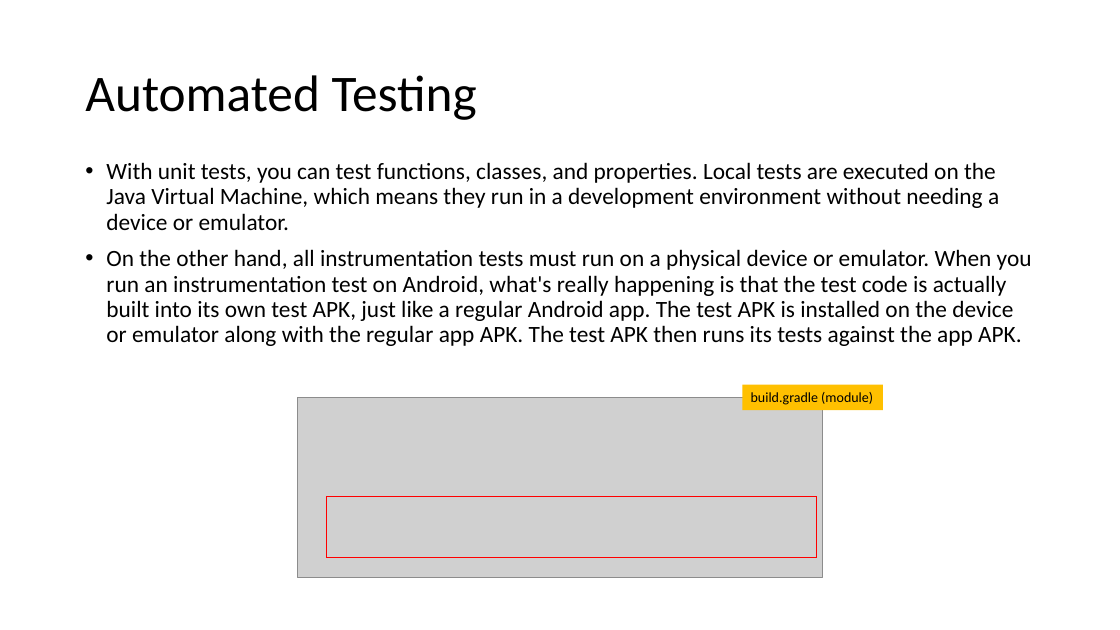
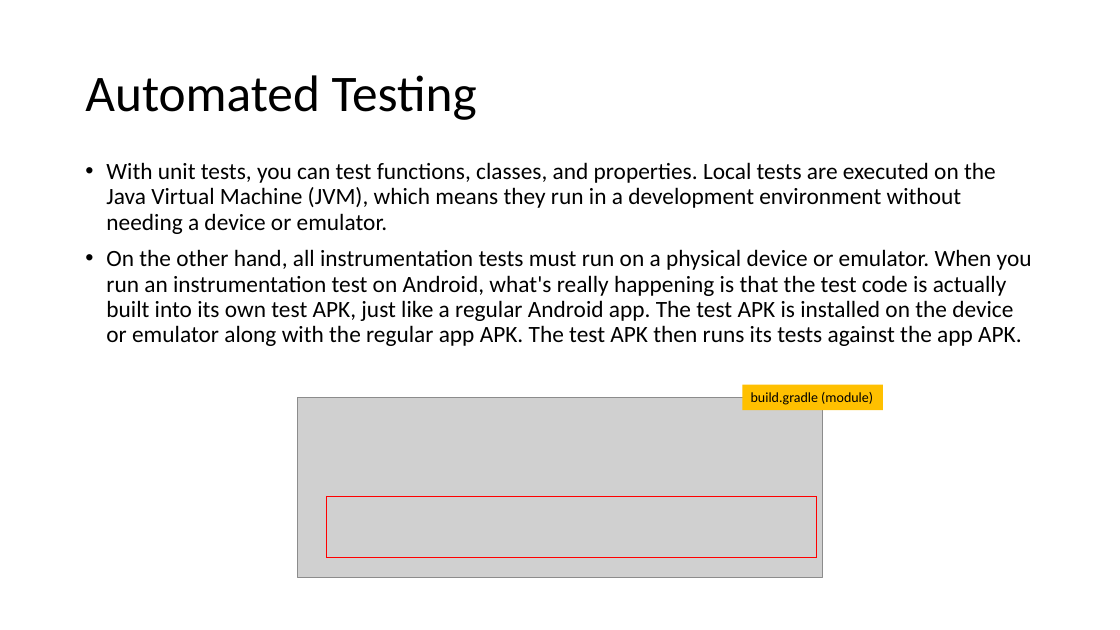
Before and after one commit to joellecorliss/Associate-Android-Developer, a slide deck: slide 20 of Android Basics in Kotlin.pptx (slide 17 before the commit). Drawn at 1120x630 pixels with LibreOffice and Linux fonts; fonts in the diff are those of the drawing; grey boxes stand for pictures. Boxes give left, top, right and bottom in pixels: in the first picture for what was removed or moved away, otherwise in the second. Text is boxed around its words. In the diff, an @@ line names an element or a change of style, - is before the commit and + after.

```diff
--- a/Android Basics in Kotlin.pptx
+++ b/Android Basics in Kotlin.pptx
@@ text at [106, 162, 996, 234]: text changed @@
-• With unit tests, you can test functions, classes, and properties. Local tests are executed on the Java Virtual Machine, which means they run in a development environment without needing a device or emulator.
+• With unit tests, you can test functions, classes, and properties. Local tests are executed on the Java Virtual Machine (JVM), which means they run in a development environment without needing a device or emulator.
```
Also in this commit, not shown: 6 other slides changed, 11 slides added, 1 slide removed.
